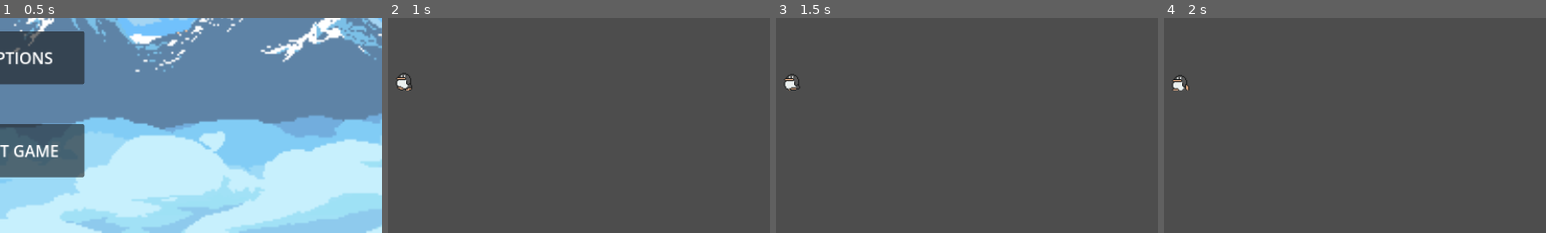
Above: before the commit, frames 1-4 (left to right).
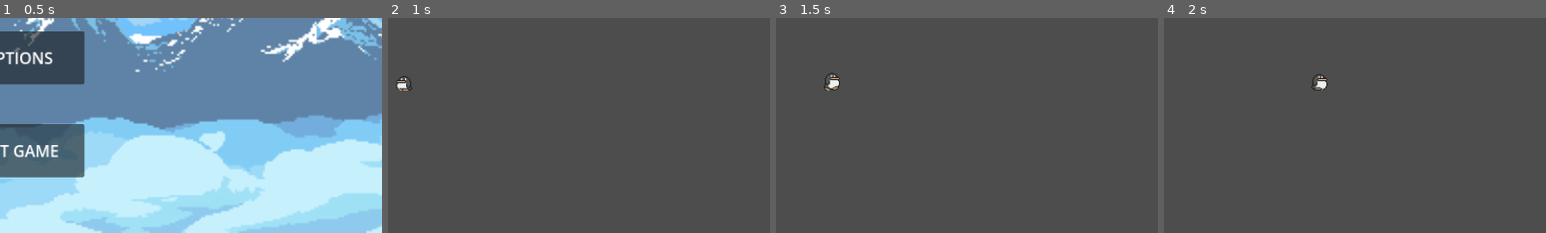
Above: after the commit, the same moments.

Repository: fossaplex/PolarAttack
Game: Godot game, scene res://Scenes/MainMenu/main_menu.tscn
Same seed, same stepped clock (60 frames per second), same inputs: the game is played once before the commit and once after it.
Inputs (mouse positions are % of the whole screen's width and height, from its top left):
- Up to frame 1 (0.5 s): no input
- Up to frame 2 (1 s): click "START GAME" at 0.5 s
- Up to frame 3 (1.5 s): tap Enter at 1.25 s; move the mouse to (72, 45) at 1.27 s; hold D (move_right) from 1.28 s (still down); click (72, 45) at 1.35 s
- Up to frame 4 (2 s): keep holding D (move_right)
The pictures show only the part of the screen within x 48-98%, y 50-100%; the shares and areas given below are measured in that part.

Frame 1 is identical in both runs. In frame 2, 0.2% of the frame differs, in the area x 2-6%, y 25-34%; in frame 3, 0.4%, in the area x 2-17%, y 25-34%; in frame 4, 0.4%.
Error before the commit: Parse Error: Function "flip_spriate()" not found in base self. (res://Scenes/Player/Player.gd:13)

Commit message:
[PA-4] remove compiler error

Diff:
--- a/Scenes/Player/Player.gd
+++ b/Scenes/Player/Player.gd
@@ -10,7 +10,7 @@
 	velocity = direction * SPEED
 
 	var horizontal_direction = Input.get_axis("move_left", "move_right")
-	flip_spriate(horizontal_direction)
+	flip_sprite(horizontal_direction)
 
 	move_and_slide()
 	update_animation(direction)
--- a/Scenes/Player/Player.tscn
+++ b/Scenes/Player/Player.tscn
@@ -191,7 +191,6 @@
 position = Vector2(0, 0.5)
 scale = Vector2(1.51, 1.534)
 script = ExtResource("1_ty1sm")
-SPEED = null
 
 [node name="Sprite2D" type="Sprite2D" parent="."]
 texture = ExtResource("2_4qb6i")
